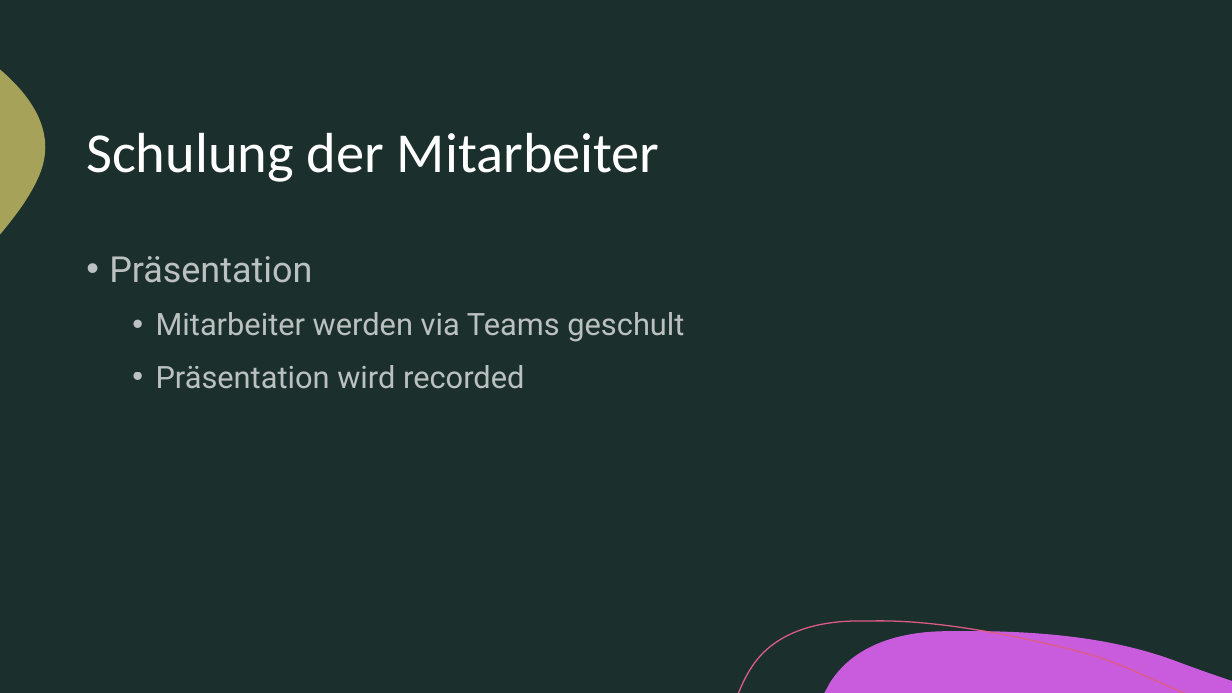
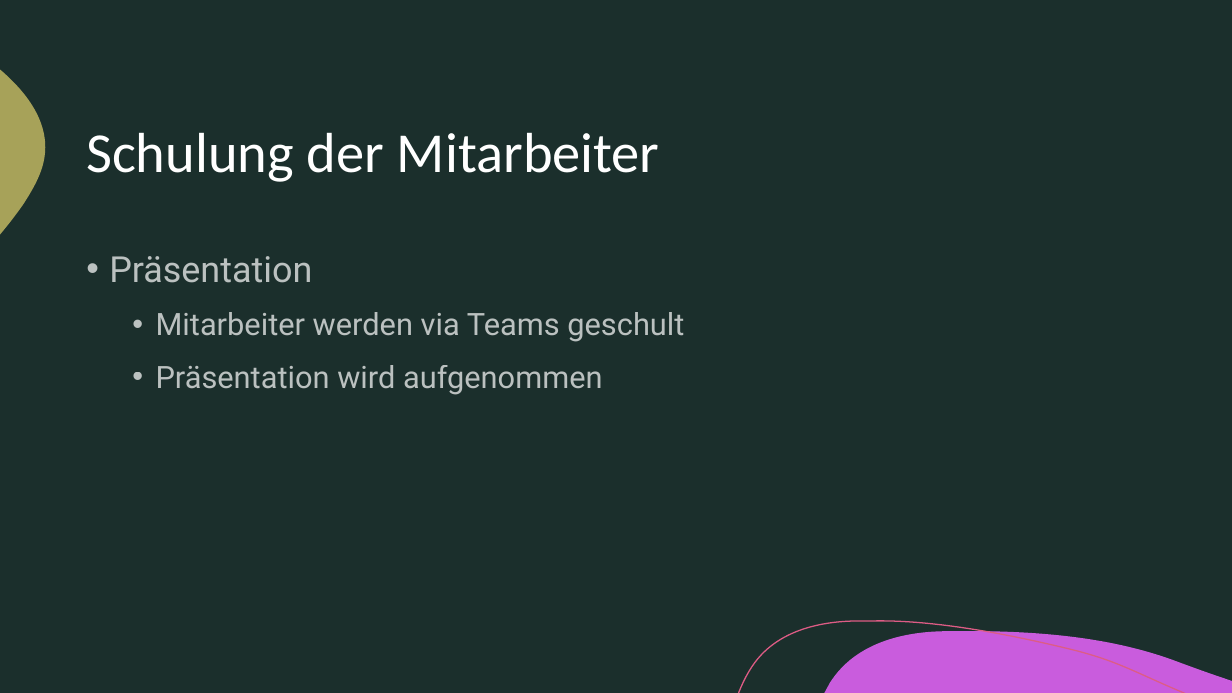
Before and after one commit to phonkd/gibb, a slide deck: slide 13 of 158/docs/Migration.pptm. Drawn at 1232x693 pixels with LibreOffice and Linux fonts; fonts in the diff are those of the drawing. Boxes give left, top, right and bottom in pixels: in the first picture for what was removed or moved away, otherwise in the second. Text is boxed around its words. In the diff, an @@ line names an element or a change of style, - is before the commit and + after.

```diff
--- a/158/docs/Migration.pptm
+++ b/158/docs/Migration.pptm
@@ text at (156,365,603,395): text changed @@
-  • Präsentation wird recorded
+  • Präsentation wird aufgenommen
```
Also in this commit, not shown: 2 other slides changed, 1 slide added.
